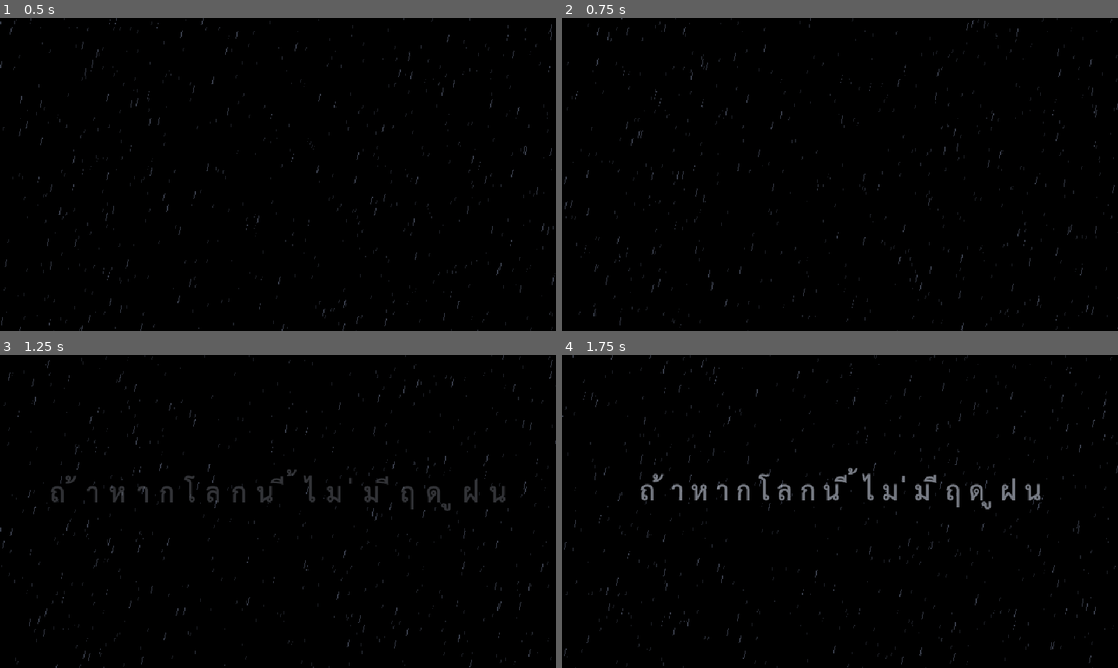
Above: before the commit, frames 1-4 (two rows, left to right).
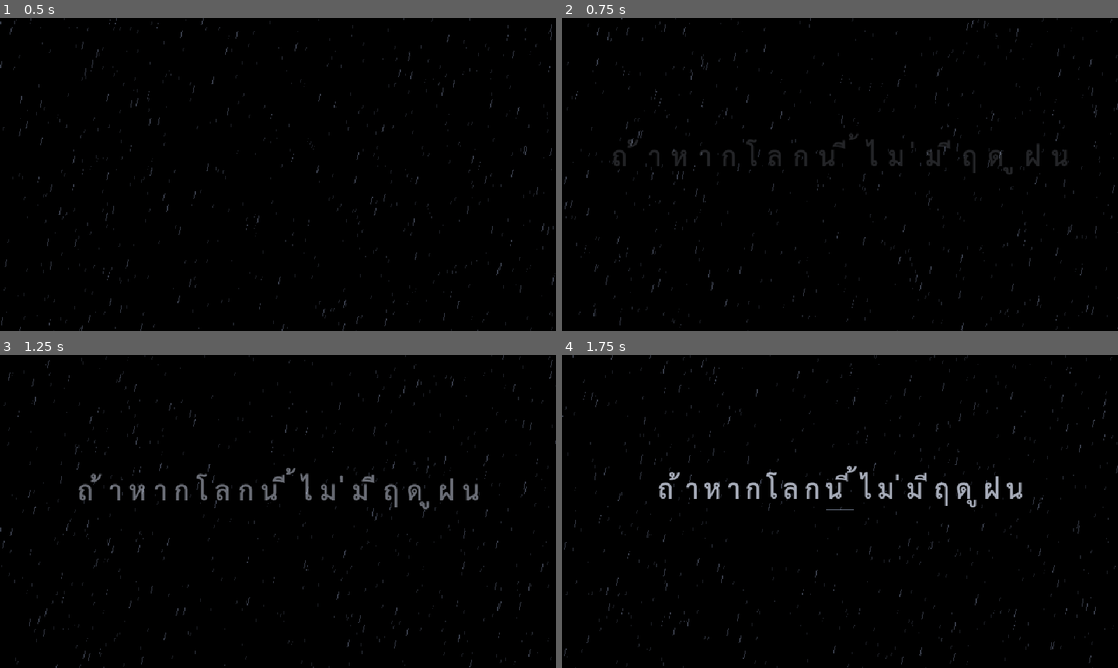
Above: after the commit, the same moments.

Repository: nerfmez/Story-game
Game: Godot game, scene res://scenes/main.tscn
Same seed, same stepped clock (60 frames per second), same inputs: the game is played once before the commit and once after it.
Inputs (mouse positions are in pixels of both pictures, inside the frame that each line leads up to):
- Up to frame 1 (0.5 s): no input
- Up to frame 2 (0.75 s): tap Enter (ui_accept) at 0.5 s; move the mouse to (962, 158) at 0.52 s; hold Right (ui_right) from 0.53 s (still down); click (962, 158) at 0.67 s
- Up to frame 3 (1.25 s): keep holding Right (ui_right); tap Enter (ui_accept) at 0.77 s
- Up to frame 4 (1.75 s): move the mouse to (728, 527) at 1.27 s; release Right (ui_right) at 1.28 s; hold Left (ui_left) from 1.28 s (still down); tap Enter (ui_accept) at 1.52 s

Frame 1 is identical in both runs. In frame 2, 1.1% of the frame differs, in the area x 9-91%, y 37-50%; in frame 3, 2.4%; in frame 4, 2.6%, in the area x 14-87%, y 35-50%.

Commit message:
Prologue: longer tagline from the prologue text, narration trimmed for a game
Tagline is five pages of the author's prologue sentences, starting with
'ชีวิตมีทางเลือกเสมอ'. In the scene, lines that describe what the picture already
shows are cut and the visuals carry them; Sun's thoughts and voice stay, all in
the author's exact words (checked against the manuscript). Time caption on black.

Co-Authored-By: Claude Opus 5.5 <noreply@anthropic.com>
Claude-Session: https://claude.ai/code/session_011NAKRUA9btL4iodwTEM3Dh

Diff:
--- a/data/prologue.json
+++ b/data/prologue.json
@@ -1,32 +1,27 @@
 {
-  "note": "ตอนที่1 [15 เซนติเมตร] จากต้นฉบับของผู้เขียน ข้อความทุกบรรทัดตรงตามต้นฉบับทุกตัวอักษร (ย่อหน้ายาวแบ่งเป็นหลายกล่องตรงช่องว่างเดิมเท่านั้น) speaker ว่าง = เสียงเล่าของซัน event = สิ่งที่เกิดในฉากตอนบรรทัดนั้ …(90 unchanged characters)…
+  "note": "ตอนที่1 [15 เซนติเมตร] จากต้นฉบับของผู้เขียน ทุกข้อความเป็นถ้อยคำของต้นฉบับตรงตัวอักษร (ตัดได้ ไม่แต่งเพิ่ม) เกมเล่าด้วยภาพ: ประโยคที่บรรยายสิ่งที่เห็นบนจอ (เดิน ยืนรอ ชุด/แว่นของเธอ เธอเบียดเข้ามา ไฟเปลี่ยน) ตัดออกให้ภาพเล่าแทน เก็บความคิดและน้ำเสียงของซัน caption = ข้อความบอกเวลาบนจอดำ speaker ว่าง = เสียงในใจซัน event = สิ่งที่เกิดในฉากตอนบรรทัดนั้ …(90 unchanged characters)…
+  "caption": "วันแรกของการเปิดภาคเรียน ช่วงเช้าในเดือนสิงหาคม",
   "home": [
-    { "speaker": "", "text": "วันแรกของการเปิดภาคเรียน ช่วงเช้าในเดือนสิงหาคม ผมมองออกไปนอกหน้าต่าง ที่ฝนกำลังตกหนักมาสักพักแล้ว และดูท่าว่ามันจะไม่หยุดง่ายๆ" },
     { "speaker": "", "text": "เป็นปกติที่พอถึงช่วงนี้ของปีทีไรฝนเป็นต้องเทลงมาตามนัด" },
-    { "speaker": "", "text": "ความจริงก็ไม่ได้เกลียดหรอกนะ แต่ปัญหาก็คือถ้าไม่รีบออกไปตอนนี้ได้ไปโรงเรียนสายตั้งแต่วันแรกเข้าจริงๆ" },
-    { "speaker": "", "text": "พอคิดได้อย่างนั้น ก็เดินไปหยิบร่ม แล้วรีบย้ายร่างออกจากบ้าน พร้อมกับถอนหายใจเล็กๆ" }
+    { "speaker": "", "text": "ความจริงก็ไม่ได้เกลียดหรอกนะ แต่ปัญหาก็คือถ้าไม่รีบออกไปตอนนี้ได้ไปโรงเรียนสายตั้งแต่วันแรกเข้าจริงๆ" }
   ],
   "street": [
-    { "speaker": "", "text": "ฝนยังคงเทกระหน่ำลงมาไม่หยุด การเริ่มต้นด้วยวันที่มืดครึ้มแบบนี้ เหมือนเป็นการบอกใบ้เกี่ยวกับชีวิตวัยรุ่นในอีก3ปีต่อจากนี้ของผมรึเปล่านะ" }
+    { "speaker": "", "text": "การเริ่มต้นด้วยวันที่มืดครึ้มแบบนี้ เหมือนเป็นการบอกใบ้เกี่ยวกับชีวิตวัยรุ่นในอีก3ปีต่อจากนี้ของผมรึเปล่านะ" }
   ],
   "arrive": [
-    { "speaker": "", "text": "เดินมาได้ไม่นานก็มาถึงทางม้าลาย ด่านแรกที่ต้องข้ามก่อนถึงโรงเรียน ผมยืนรอสัญญานไฟ ก่อนจะหยิบโทรศัพท์ขึ้นมาดูเวลา" },
     { "speaker": "", "text": "....เหมือนจะยังทันนะ" }
   ],
   "meet": [
     { "speaker": "???", "text": "“ฉันเกลียดฤดูฝน”", "event": "jolt" },
-    { "speaker": "", "text": "อยู่ๆก็มีเสียงผู้หญิงพูดขึ้นมาจากด้านขวา เสียงเรียบๆ ดังขึ้นข้างหู ผมสะดุ้งเล็กน้อย ก่อนหันไปมอง" },
-    { "speaker": "", "text": "หญิงสาวในชุดวอร์มสีเขียว ผมเปียกๆ ปรกหน้า แว่นหนาเตอะที่เธอสวมอยู่ บวกกับสภาพอากาศ บดบังแววตาจนมองไม่เห็น" },
-    { "speaker": "", "text": "ความจริงการที่ใครก็ไม่รู้มาพูดประโยคแปลกๆแบบนี้ใส่ก็น่าขนลุกแล้ว แต่เธอยังเบียดเข้ามาใต้ร่มของผม โดยไม่พูดอะไรสักคำ", "event": "squeeze" },
-    { "speaker": "", "text": "สายตาเธอมองตรงไปข้างหน้า ไม่ได้สนใจผมด้วยซ้ำ" },
+    { "speaker": "", "text": "ความจริงการที่ใครก็ไม่รู้มาพูดประโยคแปลกๆแบบนี้ใส่ก็น่าขนลุกแล้ว", "event": "squeeze" },
     { "speaker": "", "text": "ระยะห่างระหว่างหน้าของผมกับเธอ.. น่าจะประมาณ 15 เซนติเมตร" },
     { "speaker": "", "text": "คือ… อะไร? สถานการณ์นี้คืออะไร?" },
     { "speaker": "", "text": "ผมควรจะยื่นร่มให้เธอไปถือคนเดียวเลยมั้ย? หรือว่าจะชวนคุยเรื่องสภาพอากาศดี?" },
-    { "speaker": "", "text": "แต่ยังไม่ทันที่ผมจะได้เอ่ยปากถามอะไร สัญญาณไฟก็เปลี่ยนเป็นสีเขียว", "event": "green" },
-    { "speaker": "", "text": "ผมหันไปมองเธอคนนั้นสลับกับสัญญาณไฟ เธอยังคงนิ่งอยู่ แต่ถ้าไม่ไปตอนนี้คงต้องรออีกสักพักเลย ไม่สนุกแน่โดยเฉพาะวันที่ฝนตกหนักแบบนี้" },
-    { "speaker": "", "text": "ผมเลยตัดสินใจ เดินต่อ พร้อมกับความรู้สึกแปลกๆ" }
+    { "speaker": "", "text": "แต่ยังไม่ทันที่ผมจะได้เอ่ยปากถามอะไร", "event": "green" },
+    { "speaker": "", "text": "แต่ถ้าไม่ไปตอนนี้คงต้องรออีกสักพักเลย ไม่สนุกแน่โดยเฉพาะวันที่ฝนตกหนักแบบนี้" }
   ],
   "end": [
+    { "speaker": "", "text": "ผมเลยตัดสินใจ เดินต่อ พร้อมกับความรู้สึกแปลกๆ" },
     { "speaker": "", "text": "ที่เหมือนอยู่ๆ ตัวเองก็กลายเป็นพระเอก MV  ที่ต้องเดินกางร่มให้ผู้หญิงปริศนา ท่ามกลางสายฝน ไม่รู้บท ไม่รู้ฉาก และไม่รู้ด้วยซ้ำว่าผู้กำกับต้องการอะไร" }
   ]
 }
--- a/scripts/prologue.gd
+++ b/scripts/prologue.gd
@@ -52,7 +52,10 @@
 func begin() -> void:
 	dialogue_box.line_started.connect(_on_line)
 	await cards.show_chapter()
-	await _say("home")                         # ที่บ้าน: เล่าบนจอดำ
+	cards.caption(str(_lines.get("caption", "")))   # บอกเวลาบนจอดำ
+	await get_tree().create_timer(2.5).timeout
+	await _say("home")                         # ที่บ้าน: เสียงในใจบนจอดำ (มีแต่เสียงฝน)
+	cards.clear_caption()
 	cards.reveal_scene()
 	await get_tree().create_timer(2.0).timeout
 	await _say("street")
@@ -75,7 +78,7 @@
 			t.tween_property(hero, "position:y", hero.position.y, 0.12)
 		"squeeze":                              # เธอเบียดเข้ามาใต้ร่ม
 			var t := create_tween().set_trans(Tween.TRANS_SINE).set_ease(Tween.EASE_IN_OUT)
-			t.tween_property(heroine, "position:x", hero.position.x + heroine_under, 0.6).set_delay(1.2)
+			t.tween_property(heroine, "position:x", hero.position.x + heroine_under, 0.6).set_delay(0.4)
 		"green":
 			crossing_signal.go_green()
 
--- a/scripts/title_cards.gd
+++ b/scripts/title_cards.gd
@@ -13,10 +13,14 @@
 const FONT := preload("res://assets/fonts/Sarabun-Regular.ttf")
 const RAIN := preload("res://shaders/rain.gdshader")
 
-## คำโปรย: ประโยคจากบทนำของต้นฉบับ (ตรงตามต้นฉบับ แบ่งบรรทัดตรงจุดไข่ปลา)
-@export var tagline: Array[String] = [
-	"ก็นะ...ชีวิตวัยรุ่นของผมมันก็ควรจะเป็นอย่างที่ว่ามา.....",
-	"ถ้าในวันนั้นผมไม่ได้เจอกับ 'เธอคนนั้น' ในวันธรรมดาที่ฝนตก",
+## คำโปรย: ประโยคจากบทนำของต้นฉบับ (ตรงตามต้นฉบับ เลือกบางประโยค) ทีละหน้า หน้าละไม่เกิน 3 บรรทัด
+## แบ่งบรรทัดตรงช่องว่าง/จุดไข่ปลาเดิม
+@export var tagline: Array = [
+	["ชีวิตมีทางเลือกเสมอ ในทุกๆทางเลือกย่อมที่จะส่งผลแตกต่างกันไป", "แต่ไม่ว่าจะเลือกทางไหน ผลที่ได้มันจะดีหรือร้าย", "ก็ไม่สามารถย้อนกลับไปเลือกใหม่ได้"],
+	["ก็มีบ่อยใช่มั้ยล่ะ? รู้งี้ทำแบบนั้นดีกว่า เลือกแบบนั้นดีกว่าน่ะ?"],
+	["ถ้าจำไม่ผิด เรื่องราวมันเริ่มตอนเดือนสิงหาคมในปีนั้น", "ปีแห่งการเริ่มต้นของชีวิตวัยรุ่น"],
+	["ความจริงแล้วผมก็เหมือนๆ กับเด็กหนุ่มทั่วไป", "ที่อยากจะใช้ชีวิตเรื่อยเปื่อย แล้วปล่อยให้เวลาไหลผ่านไป"],
+	["ก็นะ...ชีวิตวัยรุ่นของผมมันก็ควรจะเป็นอย่างที่ว่ามา.....", "ถ้าในวันนั้นผมไม่ได้เจอกับ 'เธอคนนั้น' ในวันธรรมดาที่ฝนตก"],
 ]
 @export var title := "ถ้าหากโลกนี้ไม่มีฤดูฝน"
 @export var chapter_label := "ตอนที่1"
@@ -156,17 +160,20 @@
 	_waiting = "skip"
 	_skip = false
 	await _wait(1.2)
-	var y := 140.0
-	for line in tagline:
+	for page in tagline:
 		if _skip:
 			break
-		var label := _text("[reveal speed=18 span=10]%s[/reveal]" % line, 17, y, Color(0.86, 0.89, 0.96))
-		create_tween().tween_property(label, "position:y", y - 4.0, 4.0).from(y + 6.0).set_trans(Tween.TRANS_SINE)
-		await _wait(line.length() / 18.0 + 1.6)
-		y += 34.0
-	await _wait(1.6)
-	_fade_out_items(0.4 if _skip else 1.0)
-	await get_tree().create_timer(0.4 if _skip else 1.1).timeout
+		var y: float = 180.0 - page.size() * 17.0
+		for line in page:
+			if _skip:
+				break
+			var label := _text("[reveal speed=18 span=10]%s[/reveal]" % line, 17, y, Color(0.86, 0.89, 0.96))
+			create_tween().tween_property(label, "position:y", y - 4.0, 4.0).from(y + 6.0).set_trans(Tween.TRANS_SINE)
+			await _wait(line.length() / 18.0 + 0.5)
+			y += 34.0
+		await _wait(2.0)
+		_fade_out_items(0.4 if _skip else 0.9)
+		await get_tree().create_timer(0.4 if _skip else 1.1).timeout
 	_skip = false
 	_waiting = ""
 	_title(title, 30, 130.0, 2.4)
@@ -183,6 +190,15 @@
 	tween.tween_property(_black, "modulate:a", 0.0, 2.2)
 	tween.tween_property(_rain, "modulate:a", 0.0, 1.2)
 	await tween.finished
+
+
+## ข้อความบอกเวลา/สถานที่บนจอดำ (เหนือกล่องข้อความ) จางออกเองด้วย clear_caption()
+func caption(text: String) -> void:
+	_text("[reveal speed=16 span=8]%s[/reveal]" % text, 15, 150.0, Color(0.78, 0.83, 0.94))
+
+
+func clear_caption() -> void:
+	_fade_out_items(0.8)
 
 
 func show_chapter() -> void:
Not shown, changed: README.md
